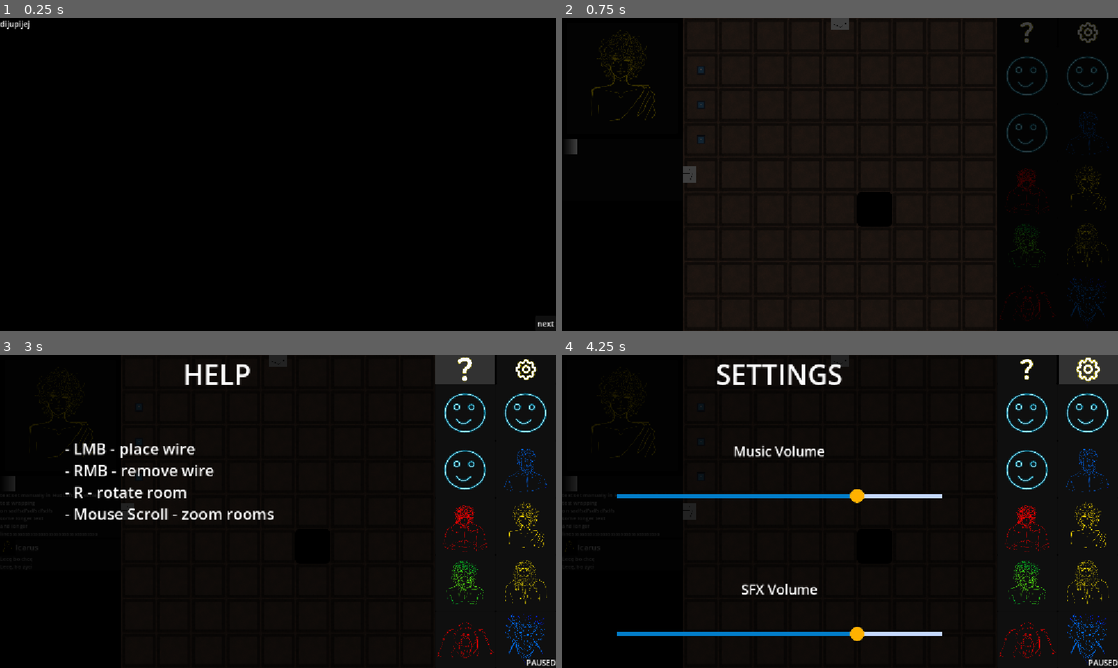
Above: before the commit, frames 1-4 (two rows, left to right).
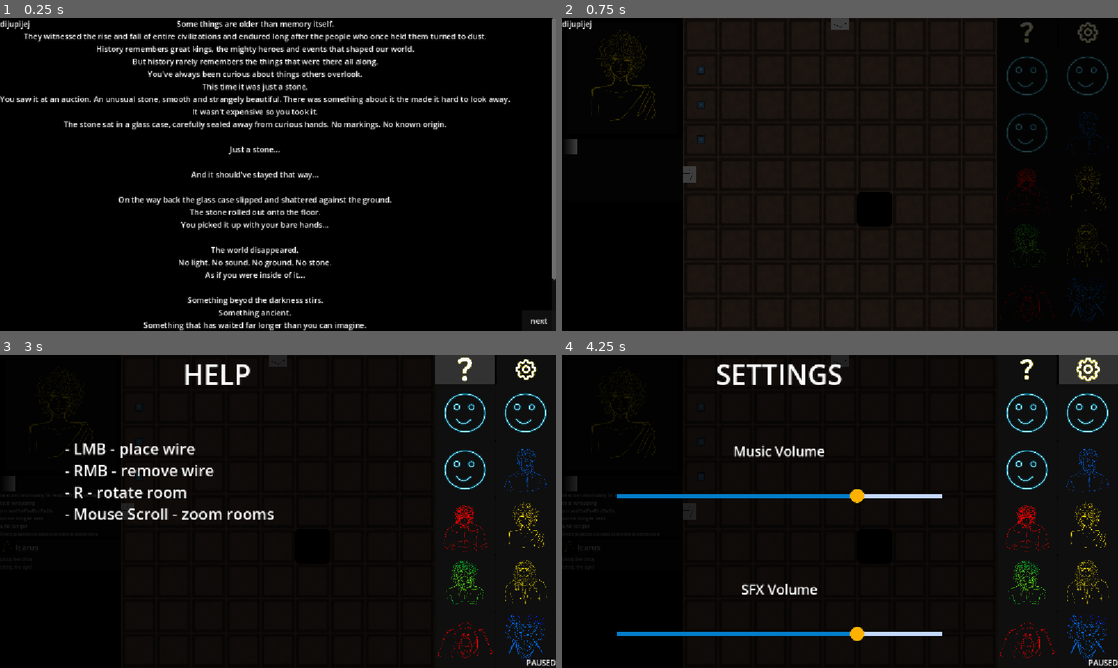
Above: after the commit, the same moments.

Repository: Wallted/ldjam-60
Game: Godot game, scene res://main.tscn
Same seed, same stepped clock (60 frames per second), same inputs: the game is played once before the commit and once after it. The engine's default icon, where the game draws it, is replaced by a stand-in: a white triangle on a blue panel in a dark square.
Inputs (mouse positions are in pixels of both pictures, inside the frame that each line leads up to):
- Up to frame 1 (0.25 s): no input
- Up to frame 2 (0.75 s): click "next" at 0.5 s
- Up to frame 3 (3 s): move the mouse to (400, 495) at 1.27 s; hold W 1.28-2.03 s; tap R (rotate) at 1.35 s; click (400, 495) at 1.42 s; move the mouse to (16, 408) at 2.02 s; tap T at 2.1 s; click (16, 408) at 2.17 s; click (467, 370) at 2.75 s
- Up to frame 4 (4.25 s): click (1090, 370) at 3.5 s

The runs differ from the first frame. In frame 1, 9.2% of the frame differs, in the area x 0-100%, y 0-100%; in frame 2, less than 0.1%; in frame 3, less than 0.1%; in frame 4, less than 0.1%.

Commit message:
[feature] Intriduction to Introduction Intro (#61)

Diff:
--- a/main.gd
+++ b/main.gd
@@ -3,7 +3,7 @@
 @onready var color_rect: ColorRect = $CanvasLayer/TitleScreen/ColorRect
 @onready var button: Button = $CanvasLayer/TitleScreen/Button
 @onready var title_screen: Control = $CanvasLayer/TitleScreen
-@onready var label: Label = $CanvasLayer/TitleScreen/Label
+@onready var title_text_scroll_container: ScrollContainer = $CanvasLayer/TitleScreen/TitleTextScrollContainer
 
 func _ready() -> void:
 	GameState.pause_game()
@@ -14,7 +14,7 @@
 	tween.tween_property(color_rect, 'color:a', 0.0, 0.75).set_trans(Tween.TRANS_LINEAR)
 	tween.tween_callback(_delete)
 	button.visible = false
-	label.visible = false
+	title_text_scroll_container.visible = false
 
 func _delete() -> void:
 	GameState.unpause_game()
--- a/main.tscn
+++ b/main.tscn
@@ -115,6 +115,45 @@
 mouse_filter = 2
 color = Color(0, 0, 0, 1)
 
+[node name="TitleTextScrollContainer" type="ScrollContainer" parent="CanvasLayer/TitleScreen" unique_id=1784492556]
+layout_mode = 0
+offset_right = 1152.0
+offset_bottom = 648.0
+
+[node name="TitleText" type="Label" parent="CanvasLayer/TitleScreen/TitleTextScrollContainer" unique_id=1040147722]
+layout_mode = 2
+text = "Some things are older than memory itself.
+They witnessed the rise and fall of entire civilizations and endured long after the people who once held them turned to dust.
+History remembers great kings, the mighty heroes and events that shaped our world.
+But history rarely remembers the things that were there all along.
+You've always been curious about things others overlook.
+This time it was just a stone.
+You saw it at an auction. An unusual stone, smooth and strangely beautiful. There was something about it the made it hard to look away.
+It wasn't expensive so you took it.
+The stone sat in a glass case, carefully sealed away from curious hands. No markings. No known origin.
+
+Just a stone...
+
+And it should've stayed that way...
+
+On the way back the glass case slipped and shattered against the ground.
+The stone rolled out onto the floor.
+You picked it up with your bare hands...
+
+The world disappeared.
+No light. No sound. No ground. No stone.
+As if you were inside of it...
+
+Something beyod the darkness stirs.
+Something ancient.
+Something that has waited far longer than you can imagine.
+You are not alone here.
+
+And then you see it...
+
+"
+horizontal_alignment = 1
+
 [node name="Button" type="Button" parent="CanvasLayer/TitleScreen" unique_id=172084907]
 layout_mode = 1
 anchors_preset = 3
@@ -122,8 +161,8 @@
 anchor_top = 1.0
 anchor_right = 1.0
 anchor_bottom = 1.0
-offset_left = -43.0
-offset_top = -31.0
+offset_left = -71.0
+offset_top = -43.0
 grow_horizontal = 0
 grow_vertical = 0
 text = "next"
